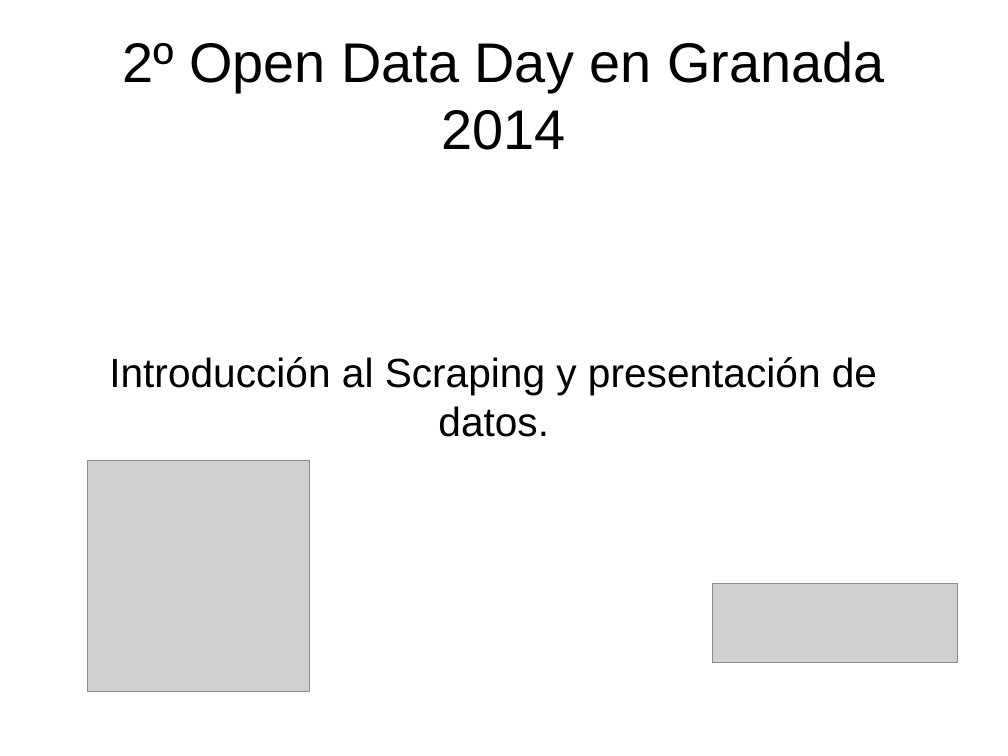
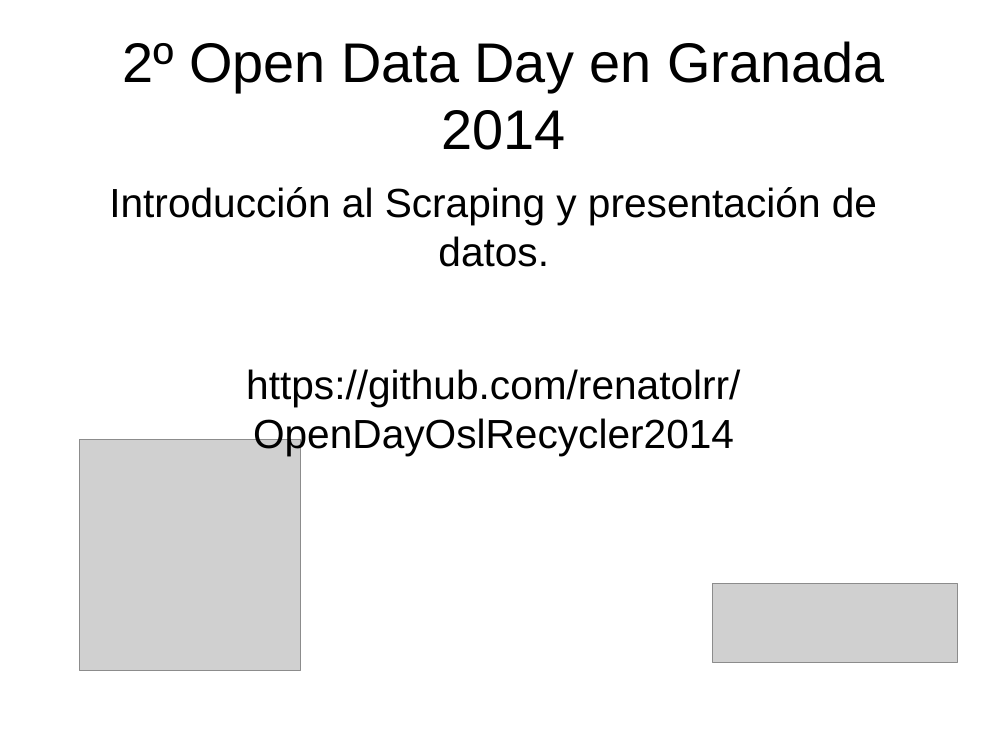
Before and after one commit to renatolrr/OpenDayOslRecycler2014, a slide deck: slide 1 of 2º_OpenDataDay_Granada_2014.odp. Drawn at 1008x756 pixels with LibreOffice and Linux fonts; fonts in the diff are those of the drawing; grey boxes stand for pictures. Boxes give left, top, right and bottom in pixels: in the first picture for what was removed or moved away, otherwise in the second. Text is boxed around its words. In the diff, an @@ line names an element or a change of style, - is before the commit and + after.

Commit message:
Incluyendo github

```diff
--- a/2º_OpenDataDay_Granada_2014.odp
+++ b/2º_OpenDataDay_Granada_2014.odp
@@ text "Introducción al Scraping y presentación ..." at (x1=109, y1=187, x2=877, y2=456): vertical alignment middle to top @@
@@ text at (x1=109, y1=187, x2=877, y2=267): more space between paragraphs @@
@@ text at (x1=246, y1=369, x2=740, y2=456): paragraph added @@
+https://github.com/renatolrr/OpenDayOslRecycler2014
@@ picture moved from (x1=88, y1=460, x2=309, y2=692) to (x1=80, y1=439, x2=301, y2=670) @@
```
Also in this commit, not shown: 6 other slides changed.
